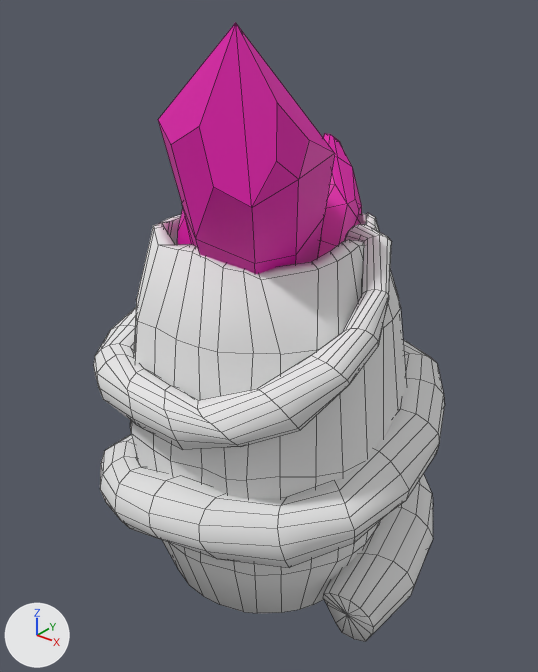
Renders of the FBX model Assets/FBX/Obstacles/Barrel.fbx from each side of a commit.
Before and after are seen from a 50 mm lens placed at (1.7, -2.12, 2.33), pointed at (0.02, -0.01, 1.03). Arrows for +X, +Y and +Z are at lower left; the lights stay in place. Mesh edges are drawn as thin lines. Where no turn or scale is listed for an object, it has been applied to the vertices.

Names of what the first picture shows: 'BarrelBody', 'BarrelCrystals', 'BarrelVine'.
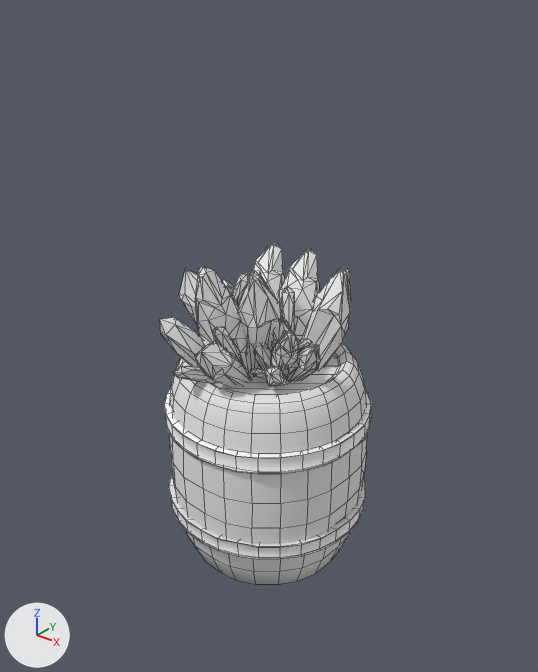
Pixel boxes (x1, y1, x2, y2) of what changed, in the pictures (538 x 672 px):
'BarrelVine', deleted
    before: (93, 224, 445, 642)
'BarrelBody', deleted
    before: (130, 213, 407, 613)
'BarrelCrystals', reshaped
    before: (158, 22, 362, 274)
    after: (160, 243, 351, 387)
'Barrel', added
    after: (164, 343, 372, 585)
    faces in mat_logmat (white #e7e7e7): (170, 343, 367, 585)
    faces in mat_rockmat (white #ffffff): (164, 387, 372, 559)

Edits to the bpy script that builds the scene:
```text
Add mat_rockmat:
    mat_rockmat = principled_material('RockMat')
    mat_rockmat.base_color = (1.0, 1.0, 1.0)  # white #ffffff
    mat_rockmat.metallic = 0.1
    mat_rockmat.roughness = 0.9
Change me_barrelcrystals:
    used by ob_barrelcrystals; location = (0.0, 0.0, 0.0)
    remove me_barrelcrystals.from_pydata(...)  # 163 vertices, 170 faces; spans x -0.392..0.394, y -0.5..0.372, z 0.716..2.211
    remove me_barrelcrystals.materials.append(mat_material)  # pink #e70cb0
    add me_barrelcrystals.from_pydata(...)  # 1036 vertices, 1920 faces; spans x -0.382..0.322, y -0.441..0.371, z 0.724..1.387
    me_barrelcrystals part 1: 163 vertices removed from x -0.392..0.394, y -0.5..0.372, z 0.716..2.211; 1036 vertices added at x -0.382..0.322, y -0.441..0.371, z 0.724..1.387
Add me_barrel:
    me_barrel.from_pydata(...)  # 897 vertices, 894 faces; spans x -0.44..0.44, y -0.432..0.434, z 0.014..0.932
    # faces by material slot: [382, 512]
    me_barrel.materials.append(mat_logmat)  # white #e7e7e7
    me_barrel.materials.append(mat_rockmat)  # white #ffffff
Remove ob_barrelvine:
    ob_barrelvine = bpy.data.objects.new('BarrelVine', me_barrelvine)
    ob_barrelvine.location = (0.0, 0.0, 0.0)
Remove ob_barrelbody:
    ob_barrelbody = bpy.data.objects.new('BarrelBody', me_barrelbody)
    ob_barrelbody.location = (0.0, 0.0, 0.0)
Add ob_barrel:
    ob_barrel = bpy.data.objects.new('Barrel', me_barrel)
    ob_barrel.location = (0.0, 0.0, 0.0)
```
